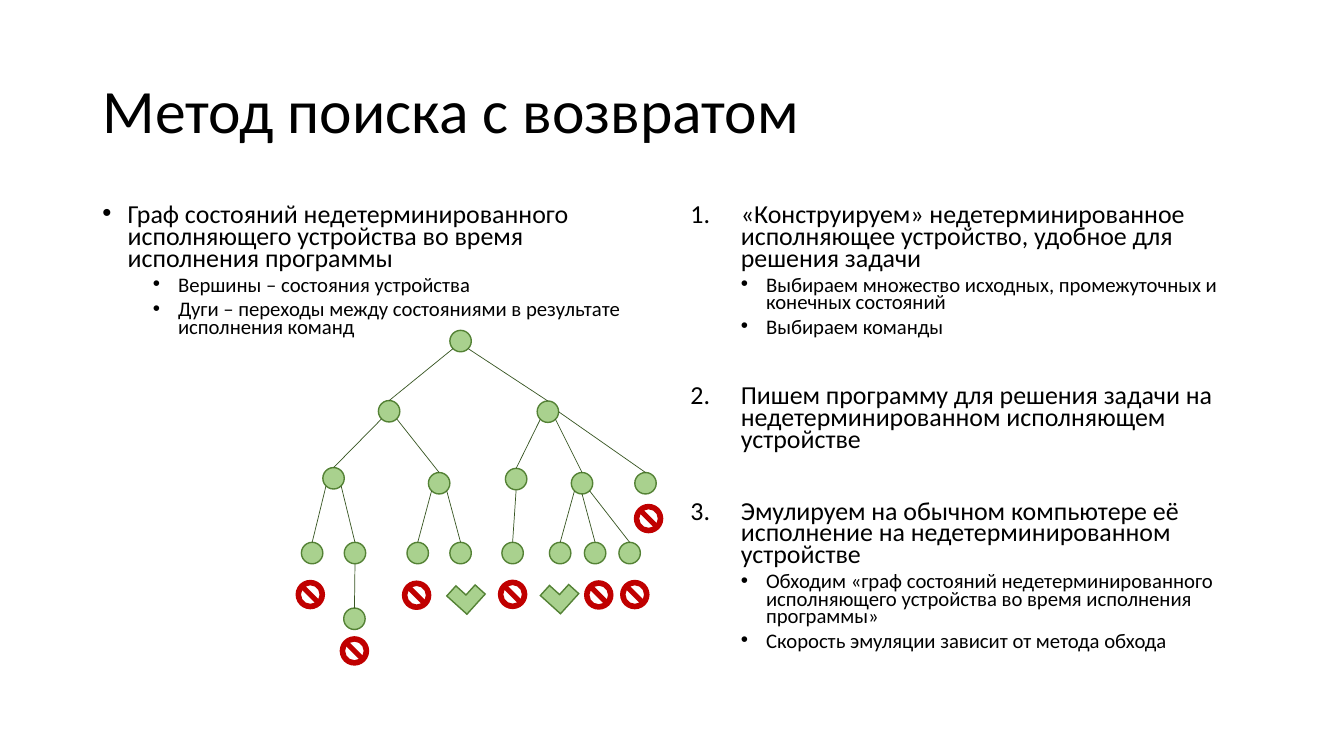
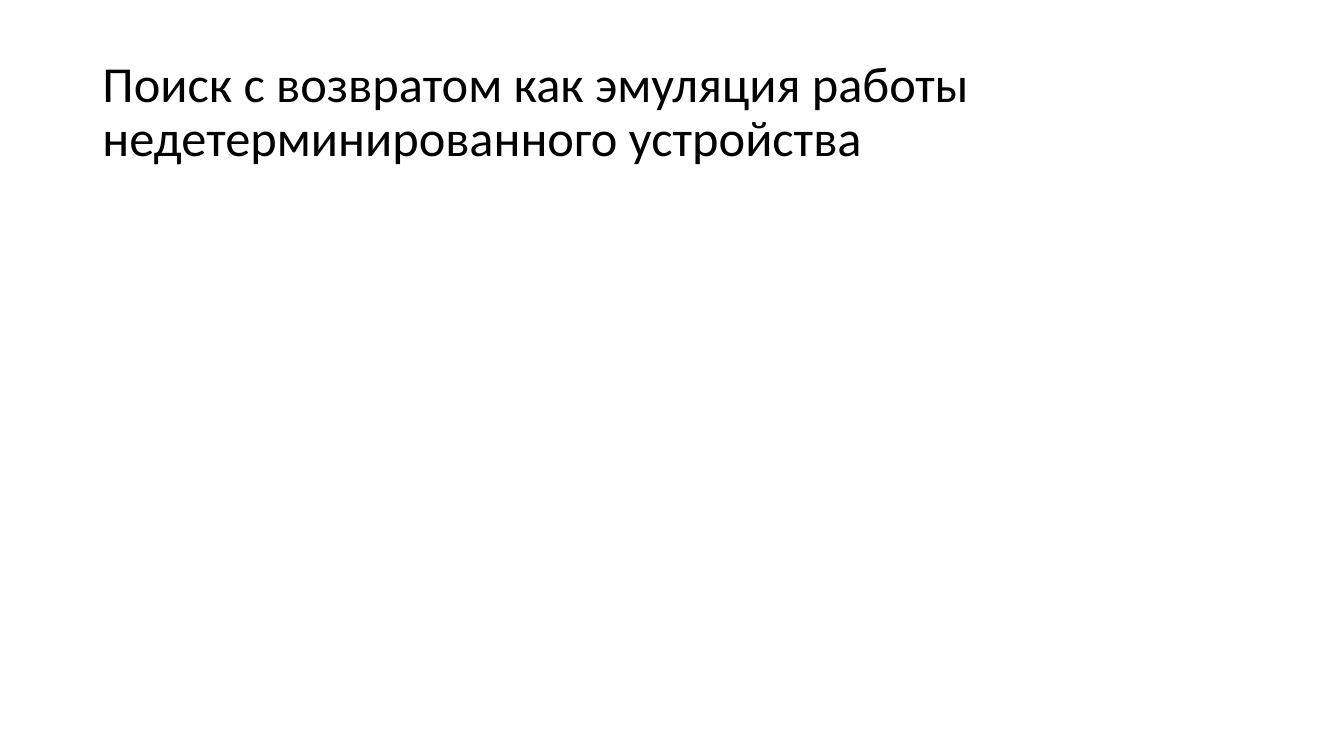
Before and after one commit to Evgueni-Petrov-aka-espetrov/Algorithms-and-Programming-in-C-pptx, a slide deck: slide 75 of 20 Алгоритмы с возвратом.pptx (slide 13 before the commit). Drawn at 1344x756 pixels with LibreOffice and Linux fonts; fonts in the diff are those of the drawing. Boxes give left, top, right and bottom in pixels: in the first picture for what was removed or moved away, otherwise in the second. Text is boxed around its words. In the diff, an @@ line names an element or a change of style, - is before the commit and + after.

Commit message:
разбил на слои; добавил про связь с обходом в глубину графа решений; сформулировал обход конем и расстановку ферзей в терминах принадлежности множеству

```diff
--- a/20 Алгоритмы с возвратом.pptx
+++ b/20 Алгоритмы с возвратом.pptx
@@ title at <box>102,67,969,165</box>: text changed; size 44 to 36 pt @@
-Метод поиска с возвратом
+Поиск с возвратом как эмуляция работы недетерминированного устройства
@@ rectangle added at <box>88,193,667,710</box>, fill #FFFFFF @@
@@ text removed at <box>128,205,620,338</box> @@
-• Граф состояний недетерминированного исполняющего устройства во время исполнения программы
-  • Вершины – состояния устройства
-  • Дуги – переходы между состояниями в результате исполнения команд
@@ text removed at <box>741,206,1217,652</box> @@
-1. «Конструируем» недетерминированное исполняющее устройство, удобное для решения задачи
-  • Выбираем множество исходных, промежуточных и конечных состояний
-  • Выбираем команды
-2. Пишем программу для решения задачи на недетерминированном исполняющем устройстве
-3. Эмулируем на обычном компьютере её исполнение на недетерминированном устройстве
-  • Обходим «граф состояний недетерминированного исполняющего устройства во время исполнения программы»
-  • Скорость эмуляции зависит от метода обхода
@@ group removed at <box>295,331,663,665</box>: 17 ellipses, 16 lines, 7 no-entry signs, 2 corners @@
```
Also in this commit, not shown: 15 other slides changed, 120 slides added, 1 slide removed.
